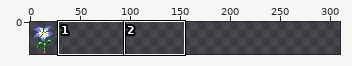
Edited in one commit: sprite sheet (asset/flower.png). Above, an overview of the earlier version with the close-up marked.
Close-up. As it was:
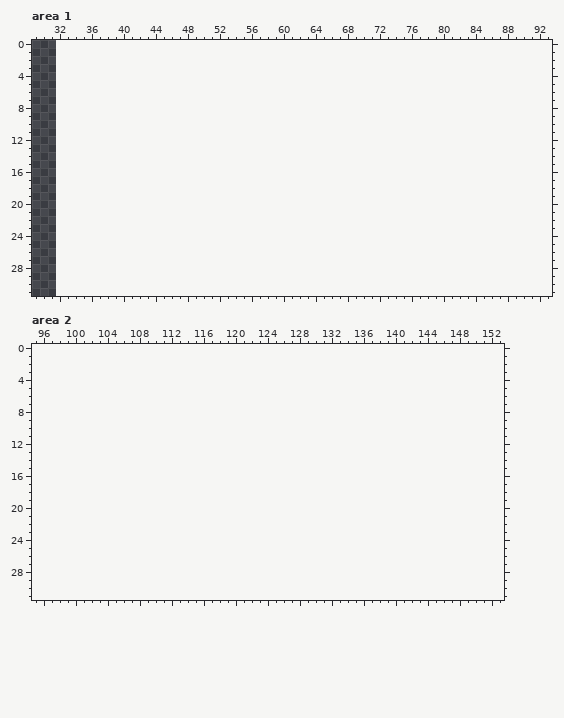
The file is 32x32 pixels. Shown: area 1: x 29..93, y 0..31; area 2: x 95..153, y 0..31. The old version is drawn lined up with the new one, on the new canvas. The wide view leaves out empty margins. The commit also changed other parts of the picture, which this record leaves out.
The result:
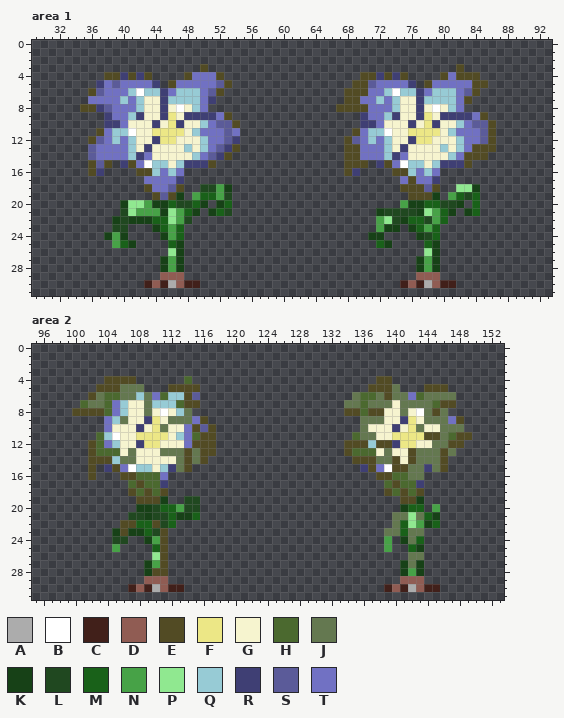
Palette (. is transparent): A #acacac  B #ffffff  C #41201a  D #905c53  E #524b24  F #ece786  G #f6f4cf  H #4b692f  J #647850  K #174117  L #204820  M #196119  N #47a247  P #90e890  Q #97cbd5  R #3f3f74  S #5b5b99  T #7171c3
Change:
canvas 32x32 -> 320x32
Area 1:
y 3: x 50 . -> E; x 82 . -> E
y 4: x 38..43 ...... -> EERERE; x 48..52 ..... -> ETTTE; x 70..75 ...... -> EERERE; x 80..84 ..... -> ETEEE
y 5: x 37..44 ........ -> RTSTTTTR; x 46..53 ........ -> ETTTTTSE; x 69..76 ........ -> EESTTTTR; x 78..85 ........ -> ETTTTTEE
y 6: x 36..52 ................. -> ESTTTQBQQRTQQQTSE; x 68..84 ................. -> EEETTQBQQRTQQQTSE
y 7: x 36..51 ................ -> TTTTQTQGGRQQQQTR; x 68..83 ................ -> EETTQTQGGRQQQQTE
y 8: x 35..50 ................ -> EERSTTTQGGRGBGQT; x 67..82 ................ -> EEEETTTQGGRGBGQT
y 9: x 38..53 ................ -> RTTQRGGRFGRRRRTE; x 70..85 ................ -> RTTQRGGRFGRRRRTE
y 10: x 38..54 ................. -> RRTGGGRGFRGGQTSSE; x 70..86 ................. -> RRTGGGRGFRGGQTSSE
y 11: x 37..54 .................. -> ETQQBGGFFFFGQTTTST; x 69..86 .................. -> ETQQBGGFFFFGQTTTSE
y 12: x 36..54 ................... -> ESTQTQGGRFFGGGQTTSR; x 68..86 ................... -> ESTQTQGGRFFGGGQTTSE
y 13: x 36..54 ................... -> STTTTQGRGGGGQGQTSRE; x 68..86 ................... -> EETTTQGRGGGGQGQTEEE
y 14: x 36..53 .................. -> STTTTQRTGGGGGQTSRE; x 68..85 .................. -> EETTTQRTGGGGGQTEEE
y 15: x 36..38 ... -> ESE; x 40..51 ............ -> RETBQQGQRRRE; x 68..70 ... -> EEE; x 72..83 ............ -> RETBQQGQRRRE
y 16: x 36..37 .. -> ER; x 42..47 ...... -> EEQTQT; x 68..69 .. -> ER; x 74..79 ...... -> EEQTQT
y 17: x 43..47 ..... -> TTTTR; x 75..79 ..... -> TETTR
y 18: x 43..47 ..... -> ETTSE; x 50..53 .... -> LLNK; x 75..79 ..... -> EEESE; x 82..84 ... -> PPK
y 19: x 44..47 .... -> ESEK; x 49..53 ..... -> NMMNL; x 76..79 .... -> EEEK; x 81..84 .... -> NMLM
y 20: x 40..50 ........... -> KPPNKKMLLMK; x 52..53 .. -> KM; x 75..82 ........ -> NKKMMLLK; x 84 . -> M
y 21: x 40..49 .......... -> LPNNNKPNMK; x 51..53 ... -> KML; x 72..81 .......... -> KLLLLKPNMK; x 83..84 .. -> KM
y 22: x 39..48 .......... -> KLKKKMMPNL; x 72..80 ......... -> NPLKMMLNM
y 23: x 39..40 .. -> LL; x 44..47 .... -> KMNM; x 72..74 ... -> NKK; x 76..79 .... -> KMNM
y 24: x 38..40 ... -> KNK; x 45..47 ... -> KNM; x 71..72 .. -> KK; x 77..79 ... -> KLM
y 25: x 39..41 ... -> NMK; x 46..47 .. -> MK; x 72..73 .. -> MK; x 78..79 .. -> MK
y 26: x 46..47 .. -> PK; x 78..79 .. -> PK
y 27..28: x 45..47 ... -> KNK; x 77..79 ... -> KNK
y 29: x 45..47 ... -> DDD; x 77..79 ... -> DDD
y 30: x 43..49 ....... -> CDCADCC; x 75..81 ....... -> CDCADCC
Area 2:
y 4: x 104..107 .... -> EEEE; x 114 . -> H; x 138..139 .. -> EE
y 5: x 103..108 ...... -> EEEJJJ; x 112..115 .... -> EEEE; x 137..140 .... -> EEEJ; x 144..146 ... -> EEE
y 6: x 102..115 .............. -> EJHHJJQJTHQQES; x 135..147 ............. -> JHHJEJJTHJJJJ
y 7: x 101..115 ............... -> HJJHTQGGJQQQHEE; x 134..147 .............. -> JJHJJJGJJJJHEE
y 8: x 100..114 ............... -> EEEEHTQGGJGBGQJ; x 134..146 ............. -> EEHEEGGJGBJEJ
y 9: x 104..116 ............. -> TQJGGRFGJJJTE; x 136..148 ............. -> JJJGGRFGJJJTE
y 10: x 104..117 .............. -> TGGGRGFJGGTESE; x 136..148 ............. -> JGGGRGFJGGJJJ
y 11: x 103..117 ............... -> HQBGGFFFFGQTHEE; x 135..149 ............... -> HJJGGFFFFEEJHEE
y 12: x 102..117 ................ -> EHTQGGRFFGGGTEEE; x 134..148 ............... -> EEEQEERFFGGJJEE
y 13: x 102..117 ................ -> EHHHGJGGGJJJEJEE; x 134..147 .............. -> EHHHGJGGEJJJEJ
y 14: x 102..116 ............... -> EEEQJJGGGGGJEJE; x 135..146 ............ -> EEEJJEGEJJJE
y 15: x 102 . -> E; x 104..114 ........... -> RETBQQGQRJE; x 136..146 ........... -> RETBEEJJRJE
y 16: x 102 . -> E; x 106..111 ...... -> EEHHHT; x 138..143 ...... -> EEHHJJ
y 17: x 107..111 ..... -> HEHHR; x 139..143 ..... -> HEHHR
y 18: x 107..111 ..... -> EHEHE; x 139..143 ..... -> EHEHE
y 19: x 108..111 .... -> EEEK; x 114..115 .. -> LL; x 141..143 ... -> EEK
y 20: x 108..115 ........ -> KKLMMNLL; x 141..143 ... -> KMM; x 145 . -> N
y 21: x 107..115 ......... -> LLKLLMKKM; x 140..145 ...... -> JJPJMK
y 22: x 106..112 ....... -> EEMMELM; x 140..145 ...... -> JMPNKM
y 23: x 105..111 ....... -> KEKKMLE; x 139..143 ..... -> JJMJJ
y 24: x 105..106 .. -> LL; x 109..111 ... -> KNE; x 139 . -> N; x 141..143 ... -> KJM
y 25: x 105 . -> N; x 110..111 .. -> ME; x 139 . -> N; x 142..143 .. -> MK
y 26: x 110..111 .. -> PE; x 142..143 .. -> JJ
y 27: x 109..111 ... -> KNE; x 141..143 ... -> KJK
y 28: x 109..111 ... -> KEE; x 141..143 ... -> KNK
y 29: x 109..111 ... -> DDD; x 141..143 ... -> DDD
y 30: x 107..113 ....... -> CDCADCC; x 139..145 ....... -> CDCADCC
Boxes around the changes in both close-ups, in picture pixels (x1, y1, x2, y2):
added: (80, 64, 240, 288)
added: (336, 64, 496, 288)
added: (72, 376, 216, 592)
added: (344, 376, 472, 592)
